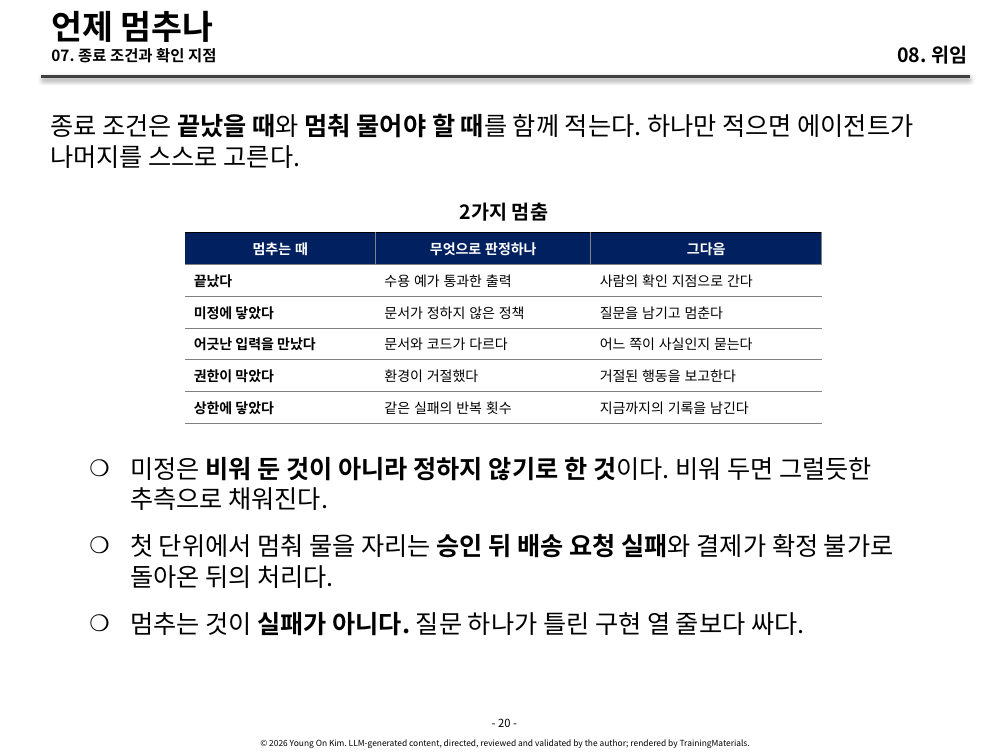
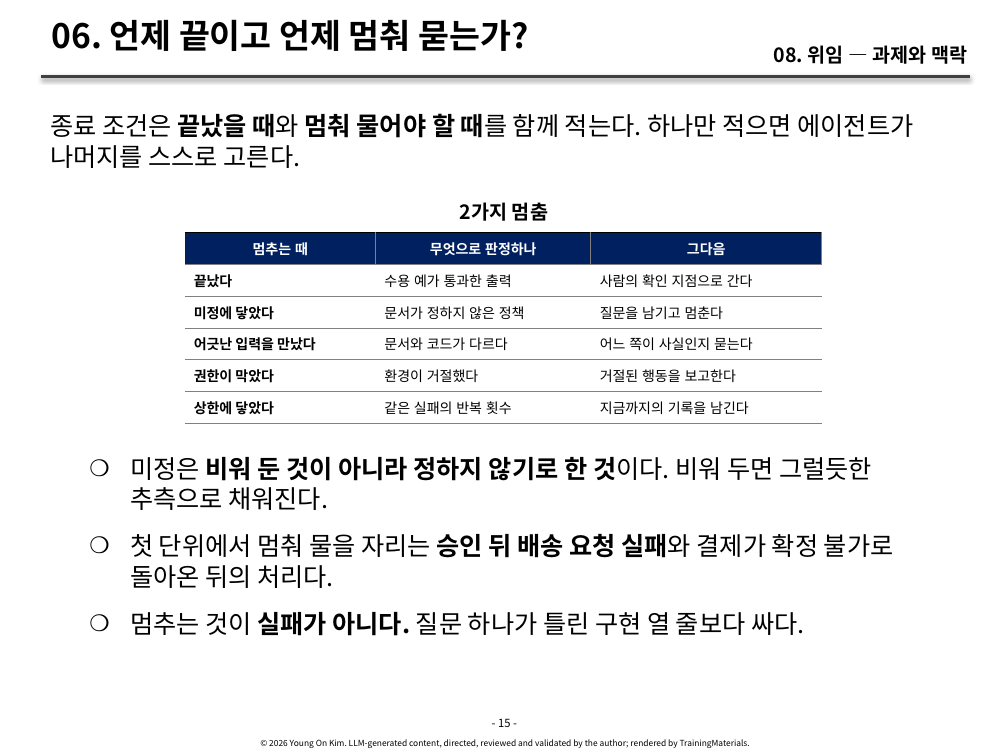
Before and after one commit to YoungSan77/TrainingMaterials, a slide deck: slide 15 of courses/ai-native/sessions/s08.pptx (slide 20 before the commit). Drawn at 1008x756 pixels with LibreOffice and Linux fonts; fonts in the diff are those of the drawing. Boxes give left, top, right and bottom in pixels: in the first picture for what was removed or moved away, otherwise in the second. Text is boxed around its words. In the diff, an @@ line names an element or a change of style, - is before the commit and + after.

```diff
--- a/courses/ai-native/sessions/s08.pptx
+++ b/courses/ai-native/sessions/s08.pptx
@@ title at [51,19,528,51]: text changed; size 11 to 24 pt @@
-언제 멈추나
-07. 종료 조건과 확인 지점
+06. 언제 끝이고 언제 멈춰 묻는가?
@@ text at [774,45,967,64]: text changed @@
-08. 위임
+08. 위임 — 과제와 맥락
@@ text at [498,718,510,727]: text changed @@
-- 20 -
+- 15 -
```
Also in this commit, not shown: 22 other slides changed, 1 slide added, 12 slides removed, 21 other files.
